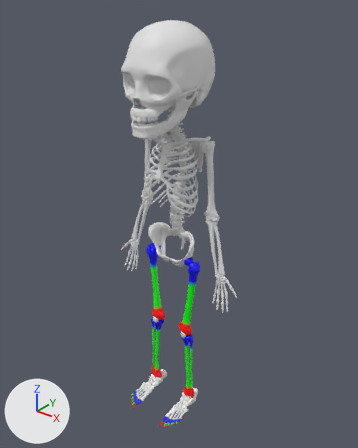
What one commit did to the glTF model 2yo-skeleton/2yo_lower.glb.
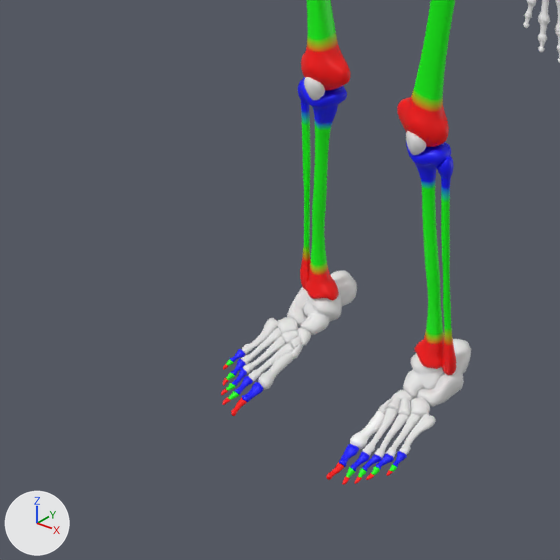
Old and new are each drawn whole from a camera (50 mm lens) standing at (18.9, -22.6, 13.8) and looking at (0.1, 1.0, -0.8) and again close up on the part from 20% to 62% of the width and 66% to 100% of the height. The axes (+X, +Y, +Z) are drawn at lower left. The lights are the same throughout. Where no turn or scale is listed for an object, it has been applied to the vertices. Vertices at the same position are counted once.

Script lines for the objects in view, before the commit:
```python
ob_foot_left_metatarsal_2 = bpy.data.objects.new('foot_left_metatarsal_2', me_mesh_360)
ob_foot_left_metatarsal_2.location = (0.0, 0.0, 0.0)
ob_foot_left_metatarsal_3 = bpy.data.objects.new('foot_left_metatarsal_3', me_mesh_362)
ob_foot_left_metatarsal_3.location = (0.0, 0.0, 0.0)
ob_foot_left_metatarsal_4 = bpy.data.objects.new('foot_left_metatarsal_4', me_mesh_364)
ob_foot_left_metatarsal_4.location = (0.0, 0.0, 0.0)
ob_foot_left_metatarsal_5 = bpy.data.objects.new('foot_left_metatarsal_5', me_mesh_366)
ob_foot_left_metatarsal_5.location = (0.0, 0.0, 0.0)
ob_foot_right_metatarsal_2 = bpy.data.objects.new('foot_right_metatarsal_2', me_mesh_361)
ob_foot_right_metatarsal_2.location = (0.0, 0.0, 0.0)
ob_foot_right_metatarsal_3 = bpy.data.objects.new('foot_right_metatarsal_3', me_mesh_363)
ob_foot_right_metatarsal_3.location = (0.0, 0.0, 0.0)
ob_foot_right_metatarsal_4 = bpy.data.objects.new('foot_right_metatarsal_4', me_mesh_365)
ob_foot_right_metatarsal_4.location = (0.0, 0.0, 0.0)
ob_foot_right_metatarsal_5 = bpy.data.objects.new('foot_right_metatarsal_5', me_mesh_367)
ob_foot_right_metatarsal_5.location = (0.0, 0.0, 0.0)
ob_upper_bones = bpy.data.objects.new('upper_bones', me_mesh_876)
ob_upper_bones.location = (0.0, 0.0, 0.0)
# also in view: 'foot_left_tarsal' at (1.6, 0.1, -14.9); 'foot_right_tarsal' at (-1.6, 0.1, -14.9); 'tibia_right' at (-1.4, 0.2, -11.7); 'tibia_left' at (1.4, 0.1, -11.7); 'fibula_right' at (-1.9, 0.2, -11.8)
```
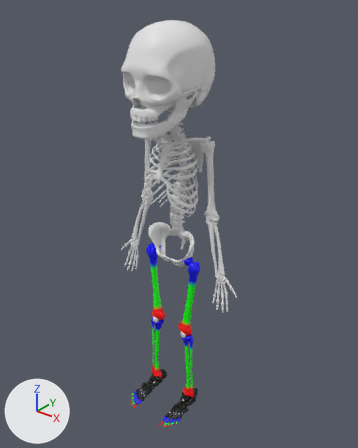
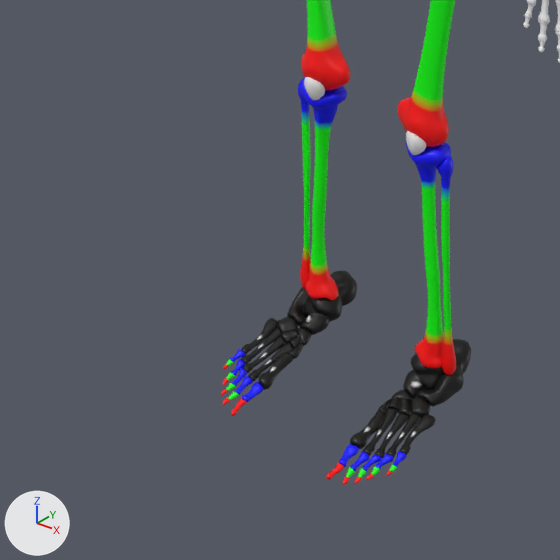
Location of each change, (x1, y1, x2, y2) in pixels of the close-ups (560 x 560 px):
'foot_left_tarsal', recoloured (white to black): (378, 339, 471, 419) in both
'foot_right_tarsal', recoloured (white to black): (277, 270, 357, 359) in both
'foot_right_metatarsal_1', recoloured (white to black): (258, 353, 293, 390) in both
'foot_left_metatarsal_5', recoloured (white to black): (399, 414, 436, 455) in both
'foot_left_metatarsal_2', recoloured (white to black): (362, 408, 398, 456) in both
'foot_left_metatarsal_4', recoloured (white to black): (386, 414, 421, 457) in both
'foot_left_metatarsal_3', recoloured (white to black): (375, 413, 409, 458) in both
'foot_right_metatarsal_5', recoloured (white to black): (241, 318, 278, 354) in both
'foot_right_metatarsal_2', recoloured (white to black): (248, 342, 294, 381) in both
'foot_right_metatarsal_3', recoloured (white to black): (243, 336, 285, 373) in both
'foot_right_metatarsal_4', recoloured (white to black): (241, 328, 282, 364) in both
part 1 of me_mesh_369, recoloured (white to black): (350, 411, 385, 449) in both

The change, as a diff of the scene's bpy script:
```diff
--- a/2yo-skeleton/2yo_lower.glb.py
+++ b/2yo-skeleton/2yo_lower.glb.py
@@ mat_defaultmaterial_027 @@
+mat_defaultmaterial_027 = bpy.data.materials.new('DefaultMaterial.027')
+mat_defaultmaterial_027.use_nodes = True; mat_defaultmaterial_027.node_tree.nodes.clear()
+_N = mat_defaultmaterial_027.node_tree.nodes; _L = mat_defaultmaterial_027.node_tree.links
+n0 = _N.new('ShaderNodeOutputMaterial'); n0.name = 'Material Output'
+n1 = _N.new('ShaderNodeBsdfPrincipled'); n1.name = 'Principled BSDF'
+n2 = _N.new('ShaderNodeVertexColor'); n2.name = 'Color Attribute'
+_L.new(n1.outputs[0], n0.inputs[0])  # 'BSDF' to 'Surface'
+_L.new(n2.outputs[0], n1.inputs[0])  # 'Color' to 'Base Color'
@@ me_mesh_360 @@
 me_mesh_360.from_pydata(...)  # 258 vertices, 512 faces; spans x 1.295..1.7, y -2.063..-0.903, z -15.307..-14.994
+me_mesh_360.materials.append(mat_defaultmaterial_006)
@@ me_mesh_361 @@
 me_mesh_361.from_pydata(...)  # 258 vertices, 512 faces; spans x -1.663..-1.258, y -2.04..-0.874, z -15.307..-14.994
+me_mesh_361.materials.append(mat_defaultmaterial_007)
@@ me_mesh_362 @@
 me_mesh_362.from_pydata(...)  # 258 vertices, 512 faces; spans x 1.583..1.945, y -1.974..-0.892, z -15.295..-14.992
+me_mesh_362.materials.append(mat_defaultmaterial_008)
@@ me_mesh_363 @@
 me_mesh_363.from_pydata(...)  # 258 vertices, 512 faces; spans x -1.907..-1.546, y -1.951..-0.863, z -15.295..-14.992
+me_mesh_363.materials.append(mat_defaultmaterial_009)
@@ me_mesh_364 @@
 me_mesh_364.from_pydata(...)  # 258 vertices, 512 faces; spans x 1.788..2.124, y -1.831..-0.76, z -15.274..-14.973
+me_mesh_364.materials.append(mat_defaultmaterial_010)
@@ me_mesh_365 @@
 me_mesh_365.from_pydata(...)  # 258 vertices, 512 faces; spans x -2.087..-1.751, y -1.807..-0.73, z -15.274..-14.973
+me_mesh_365.materials.append(mat_defaultmaterial_011)
@@ me_mesh_366 @@
 me_mesh_366.from_pydata(...)  # 258 vertices, 512 faces; spans x 2.018..2.318, y -1.643..-0.607, z -15.241..-14.949
+me_mesh_366.materials.append(mat_defaultmaterial_012)
@@ me_mesh_367 @@
 me_mesh_367.from_pydata(...)  # 258 vertices, 512 faces; spans x -2.28..-1.98, y -1.618..-0.578, z -15.241..-14.949
+me_mesh_367.materials.append(mat_defaultmaterial_013)
@@ me_mesh_369 @@
 me_mesh_369.from_pydata(...)  # 234 vertices, 464 faces; spans x 1.143..1.466, y -2.054..-1.138, z -15.366..-15.0
 # used by ob_foot_left_metatarsal_1; location = (0.0, 0.0, 0.0)
+# me_mesh_369 part 1: 464 faces centred in x 1.151..1.458, y -2.054..-1.141, z -15.357..-15.006 are repainted in the vertex colours; the middle colour goes from white #ffffff to black #000000
 me_mesh_369.materials.append(mat_defaultmaterial_006)
@@ me_mesh_370 @@
 me_mesh_370.from_pydata(...)  # 234 vertices, 464 faces; spans x -1.428..-1.106, y -2.03..-1.111, z -15.365..-15.0
+me_mesh_370.materials.append(mat_defaultmaterial_015)
@@ me_mesh_454 @@
 me_mesh_454.from_pydata(...)  # 1238 vertices, 2448 faces; spans x 1.04..2.2, y -1.16..1.28, z -15.35..-14.37
+me_mesh_454.materials.append(mat_defaultmaterial_016)
@@ me_mesh_005 @@
 me_mesh_005.from_pydata(...)  # 1238 vertices, 2448 faces; spans x -2.16..-1.01, y -1.13..1.31, z -15.35..-14.37
+me_mesh_005.materials.append(mat_defaultmaterial_027)
```
